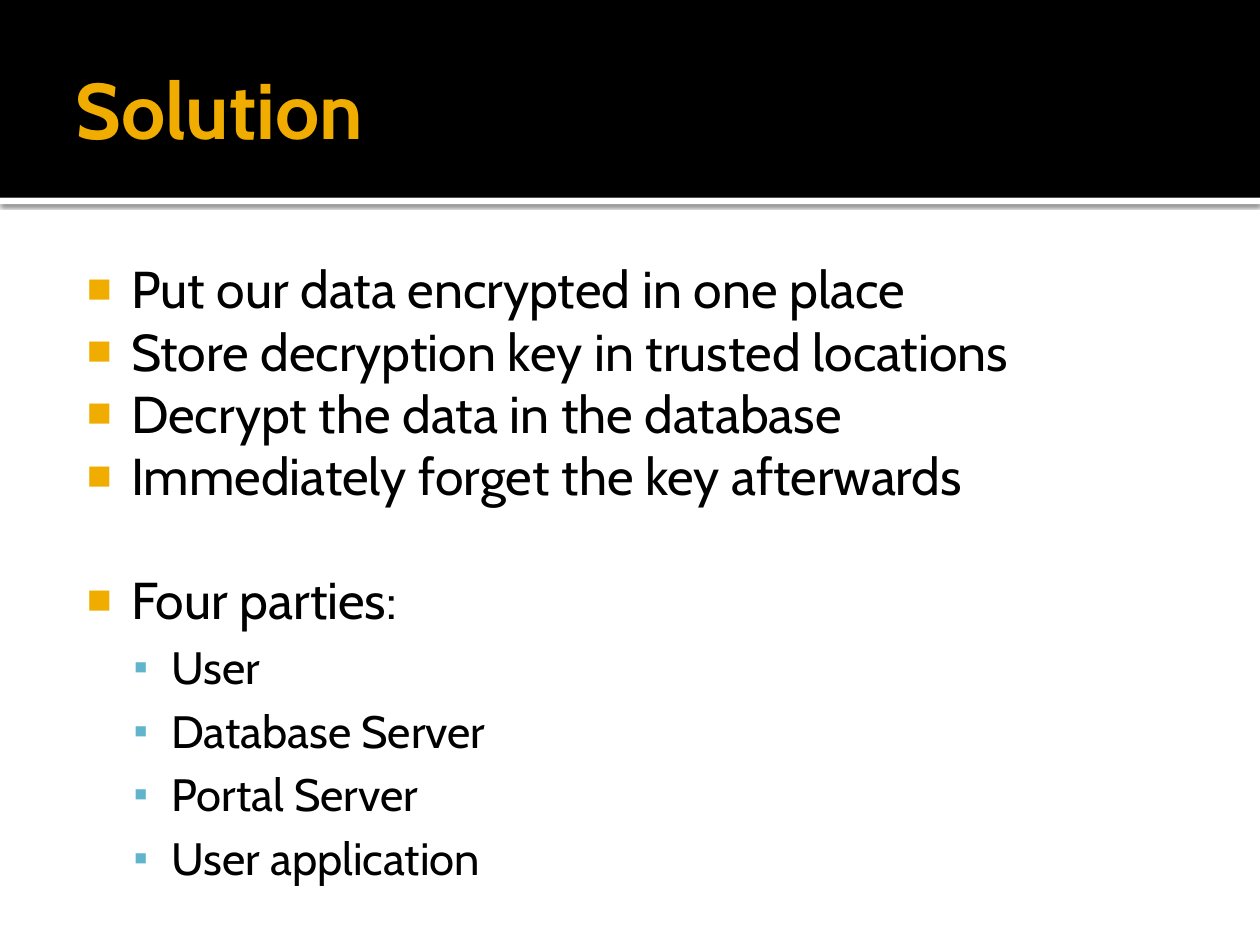
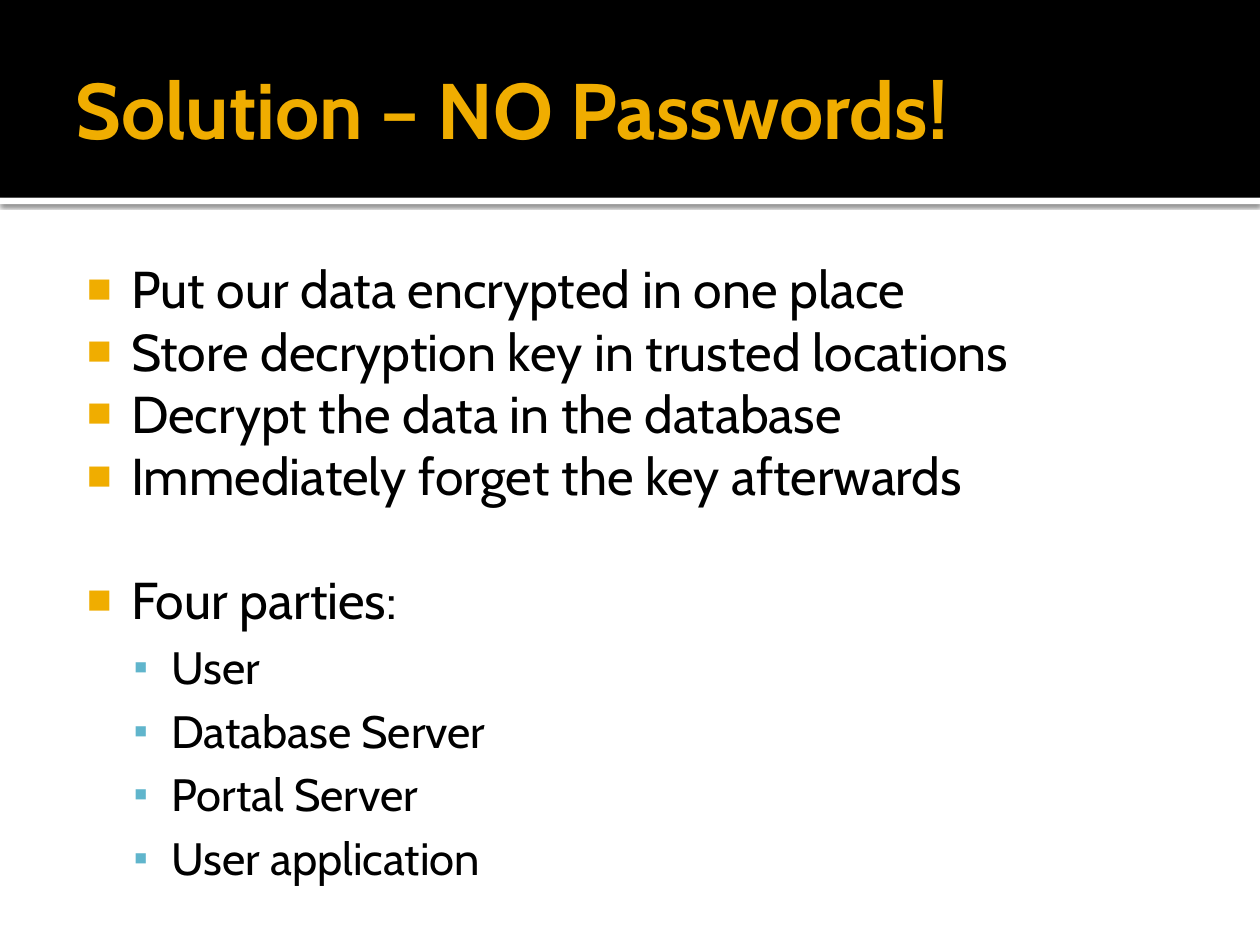
Before and after one commit to jrobe/cs5490, a slide deck: slide 7 of presentation/Third Party Encrypted Storage.pptx (slide 4 before the commit). Drawn at 1260x945 pixels with LibreOffice and Linux fonts; fonts in the diff are those of the drawing. Boxes give left, top, right and bottom in pixels: in the first picture for what was removed or moved away, otherwise in the second. Text is boxed around its words. In the diff, an @@ line names an element or a change of style, - is before the commit and + after.

```diff
--- a/presentation/Third Party Encrypted Storage.pptx
+++ b/presentation/Third Party Encrypted Storage.pptx
@@ title at bbox=[76, 80, 948, 140]: text changed @@
-Solution
+Solution – NO Passwords!
```
Also in this commit, not shown: 4 other slides changed, 4 slides added.
